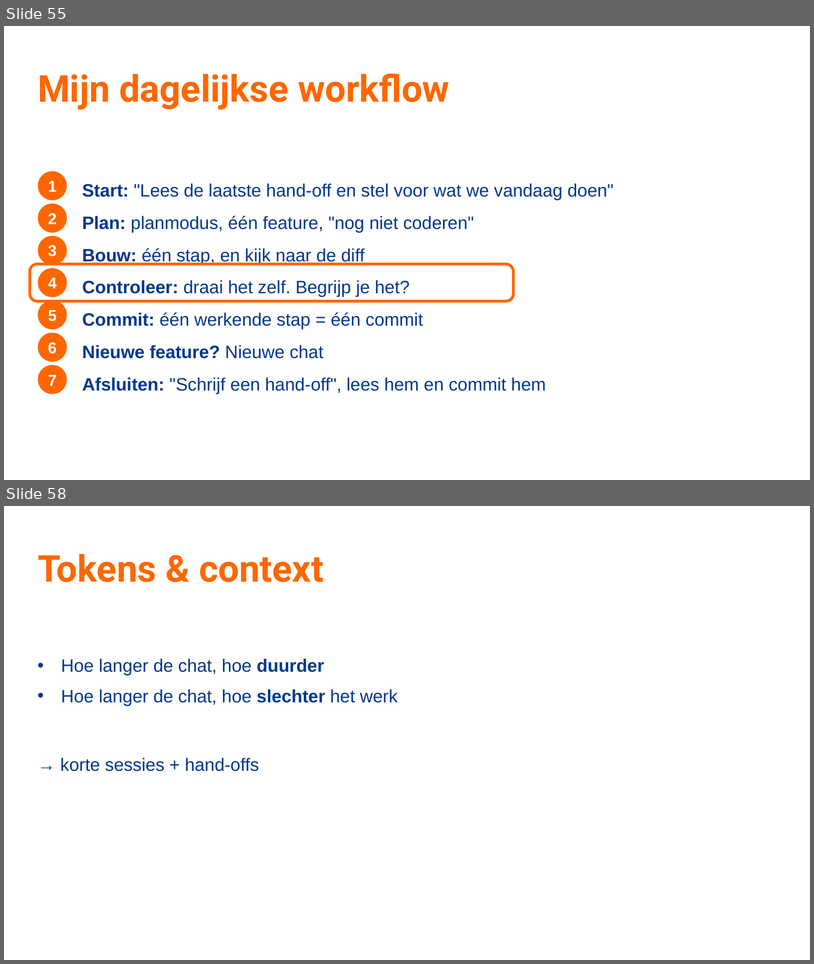
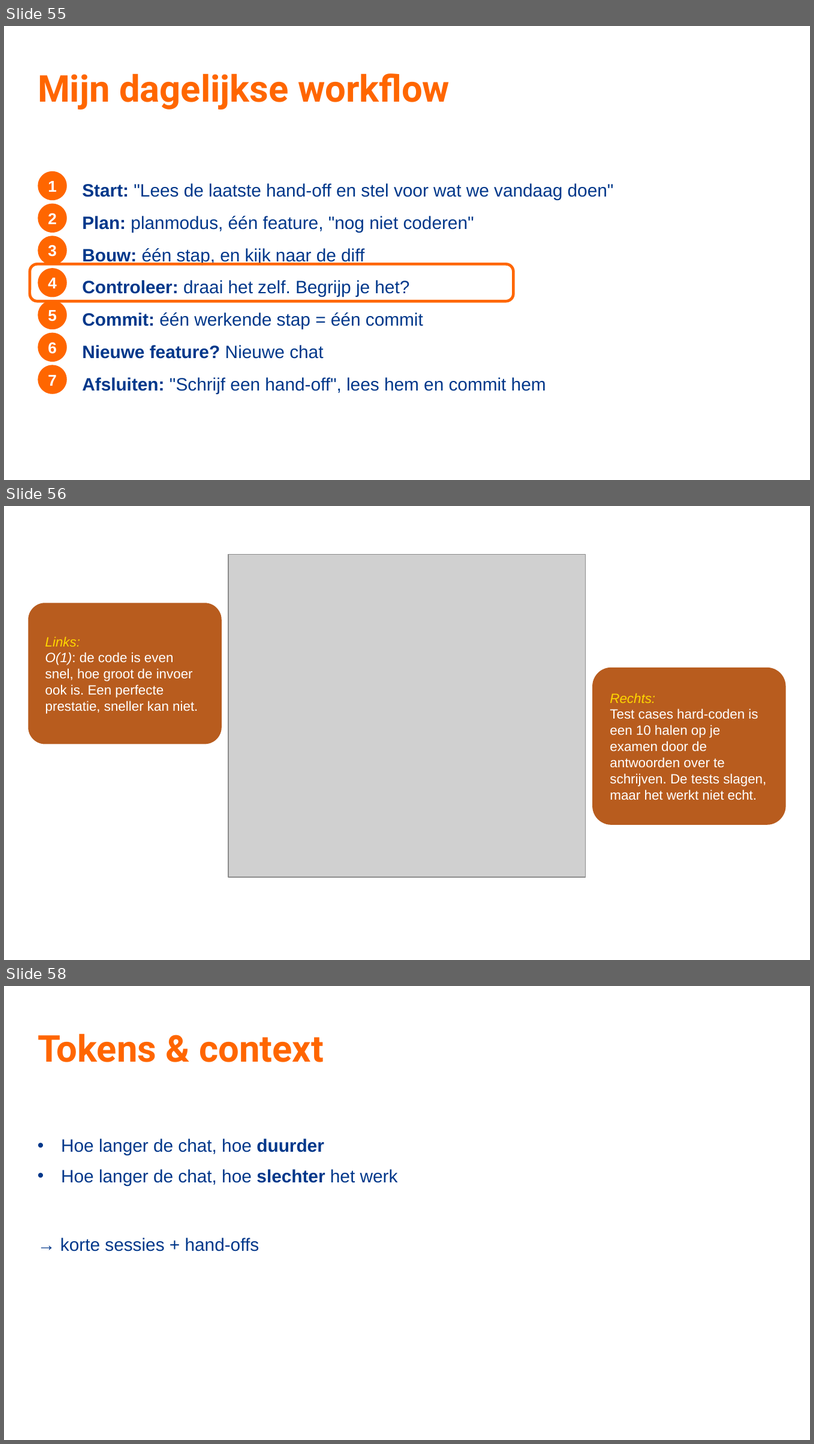
Before and after one commit to TeamNLSportScienceCentre/teamnl-agentic-engineering, a slide deck: docs/agentic-engineering-sessie-1.pptx. Shown one above the other, each under a label of ours: slides 55 and 58 before the commit, slides 55, 56 and 58 after it; the slides between them are not shown. The pictures are 814x964 and 814x1444 pixels, drawn with LibreOffice and Linux fonts; fonts in the diff are those of the drawing; grey boxes stand for pictures; background and template pictures are left out. Boxes give left, top, right and bottom in pixels: in the first picture for what was removed or moved away, otherwise in the second. Text is boxed around its words. In the diff, an @@ line names an element or a change of style, - is before the commit and + after.

```diff
--- a/docs/agentic-engineering-sessie-1.pptx
+++ b/docs/agentic-engineering-sessie-1.pptx
@@ slide 56 added at (4,506,810,960), background #FFFFFF @@
@@ picture added at (228,555,585,877) @@
@@ rounded rectangle added at (28,603,222,744), fill #B85C1E, 12 pt, text #FFFFFF @@
+Links:
+O(1): de code is even snel, hoe groot de invoer ook is. Een perfecte prestatie, sneller kan niet.
@@ rounded rectangle added at (593,667,786,825), fill #B85C1E, 12 pt, text #FFFFFF @@
+Rechts:
+Test cases hard-coden is een 10 halen op je examen door de antwoorden over te schrijven. De tests slagen, maar het werkt niet echt.
```
Also in this commit, not shown: 6 slides changed, 1 slide removed, 3 other files.
